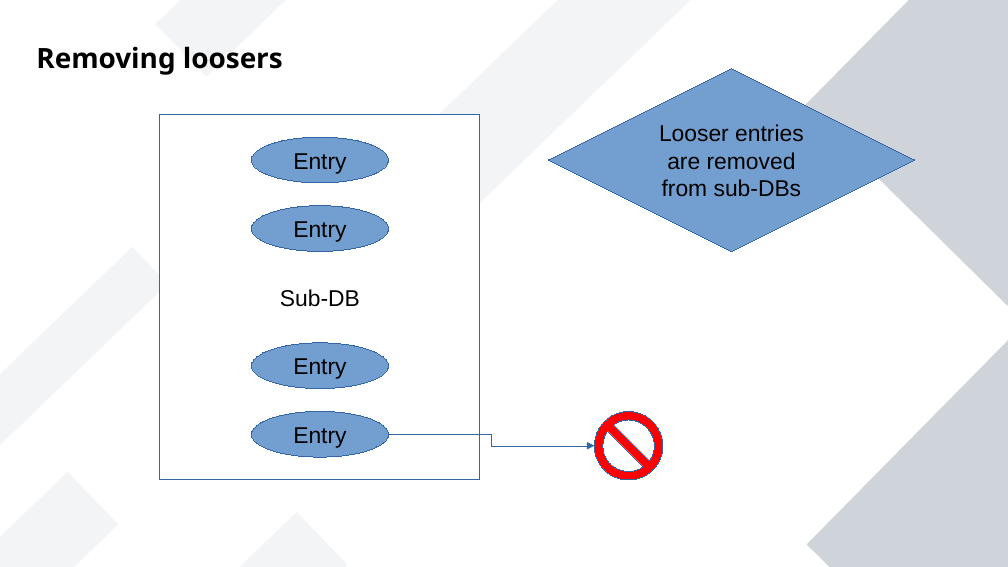
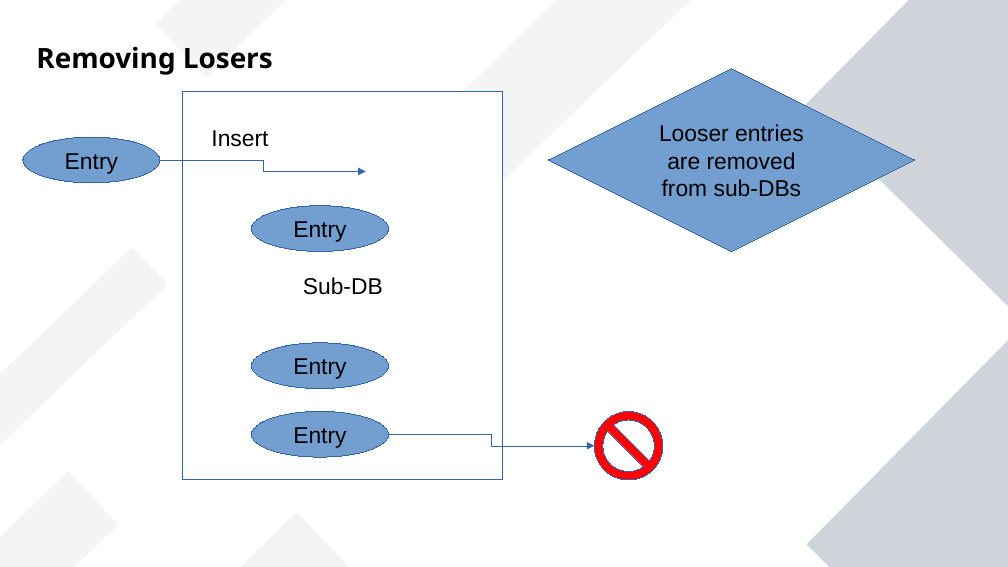
Before and after one commit to vporton/NacDB, a slide deck: slide 5 of docs/presentation.odp. Drawn at 1008x567 pixels with LibreOffice and Linux fonts; fonts in the diff are those of the drawing. Boxes give left, top, right and bottom in pixels: in the first picture for what was removed or moved away, otherwise in the second. Text is boxed around its words. In the diff, an @@ line names an element or a change of style, - is before the commit and + after.

```diff
--- a/docs/presentation.odp
+++ b/docs/presentation.odp
@@ text at bbox=[36, 46, 273, 75]: text changed @@
-Removing loosers
+Removing Losers
@@ rectangle "Sub-DB": place and size @@
-rectangle "Sub-DB" at bbox=[160, 114, 480, 480]
+rectangle "Sub-DB" at bbox=[183, 91, 503, 480]
@@ ellipse "Entry": place and size @@
-ellipse "Entry" at bbox=[252, 137, 389, 183]
+ellipse "Entry" at bbox=[23, 137, 160, 183]
@@ text added at bbox=[211, 130, 268, 147], 18 pt, text #000000 @@
+Insert
@@ elbow arrow added from (160, 160) to (366, 172), #3465A4 0 pt @@
```
Also in this commit, not shown: 1 other slide changed.
